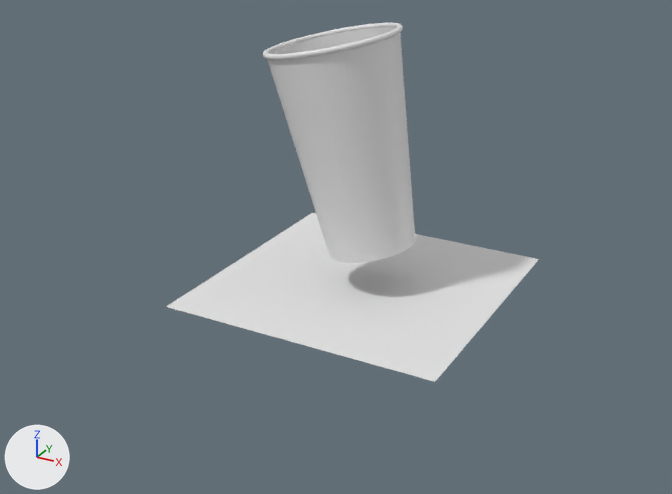
A saved change to the Blender file Modelado de Agentes y Entornos Virtuales/3D/TreeHouse/RealGlass.blend.
One viewpoint serves both versions: a camera (50 mm lens) standing at (11.28, -22.14, 12.0) and looking at (-0.22, -1.22, 1.54). The lights are fixed; the arrows at lower left show +X, +Y and +Z.
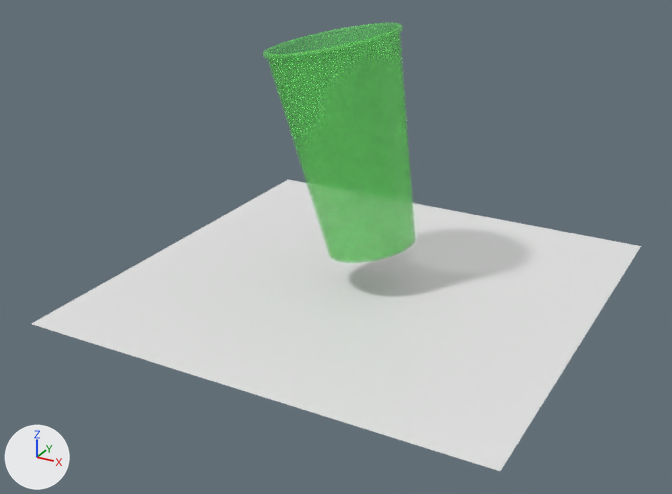
Pixel boxes (x1, y1, x2, y2) of what changed, in the pictures (672 x 494 px):
'Plane', rescaled (63% wider, 72% taller): before (166, 213, 539, 382); after (31, 180, 641, 471)
'Cylinder', recoloured: (263, 23, 415, 263) in both

What changed in the scene script:
```text
Add mat_material_001:
    mat_material_001 = bpy.data.materials.new('Material.001')
    # nodes: BsdfPrincipled, BsdfTransparent, MixShader, OutputMaterial
    # colours: green #6ee765
Change me_cylinder_001:
    where me_cylinder_001.from_pydata(...)  # 992 vertices, 802 faces; spans x -1.51..1.51, y -1.51..1.51, z -1.0..3.76
    add me_cylinder_001.materials.append(mat_material_001)
Change ob_plane:
    ob_plane.scale: (4.08, 4.08, 4.08) -> (6.64, 6.64, 6.64)
```
